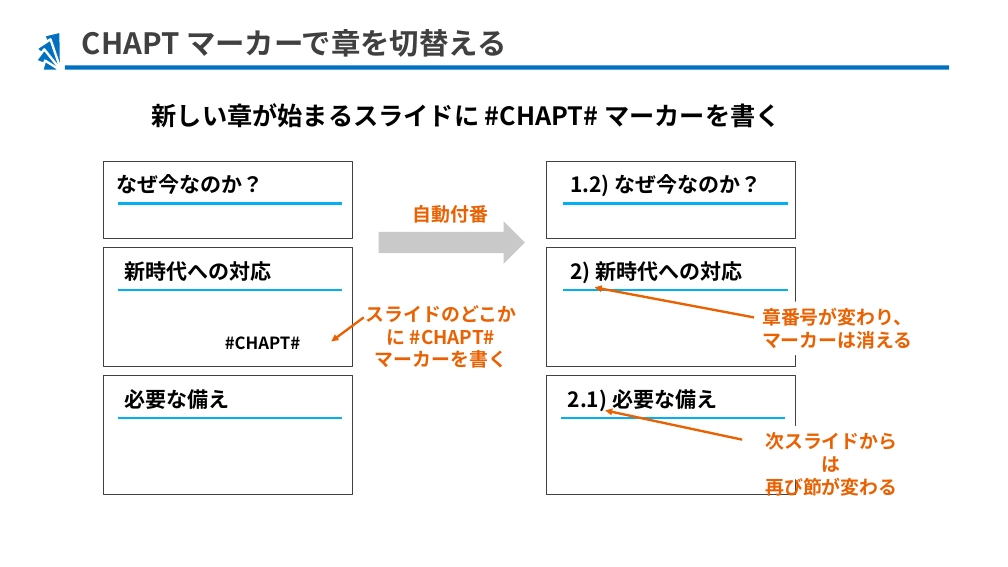
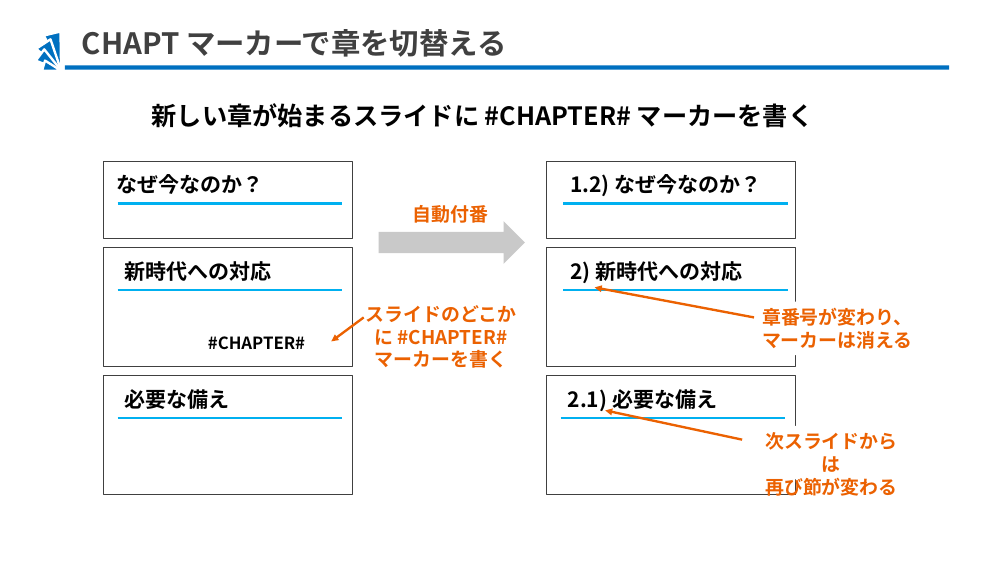
Before and after one commit to hiro77284/ppt-md-merger-samples, a slide deck: slide 5 of cases/105-pptx-numbering/src/105-pptx-numbering.pptx. Drawn at 1008x567 pixels with LibreOffice and Linux fonts; fonts in the diff are those of the drawing. Boxes give left, top, right and bottom in pixels: in the first picture for what was removed or moved away, otherwise in the second. Text is boxed around its words. In the diff, an @@ line names an element or a change of style, - is before the commit and + after.

Commit message:
CHAPT -> CHAPTER

```diff
--- a/cases/105-pptx-numbering/src/105-pptx-numbering.pptx
+++ b/cases/105-pptx-numbering/src/105-pptx-numbering.pptx
@@ text at [152, 103, 813, 128]: text changed @@
-新しい章が始まるスライドに #CHAPT# マーカーを書く
+新しい章が始まるスライドに #CHAPTER# マーカーを書く
@@ text at [366, 305, 517, 345]: text changed @@
-スライドのどこかに #CHAPT#
+スライドのどこかに #CHAPTER#
@@ text at [208, 336, 305, 350]: text changed @@
-#CHAPT#
+#CHAPTER#
```
Also in this commit, not shown: 1 other slide changed, 14 other files.
